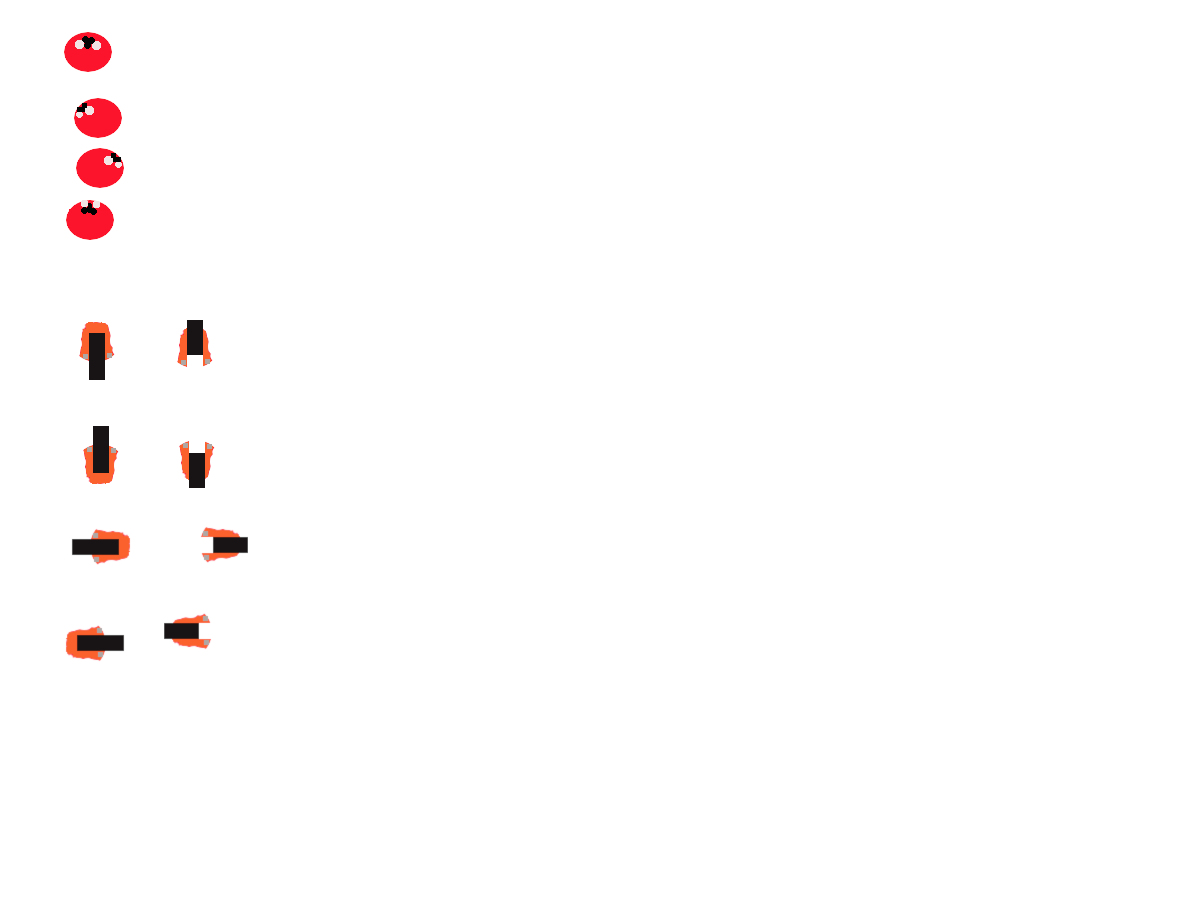
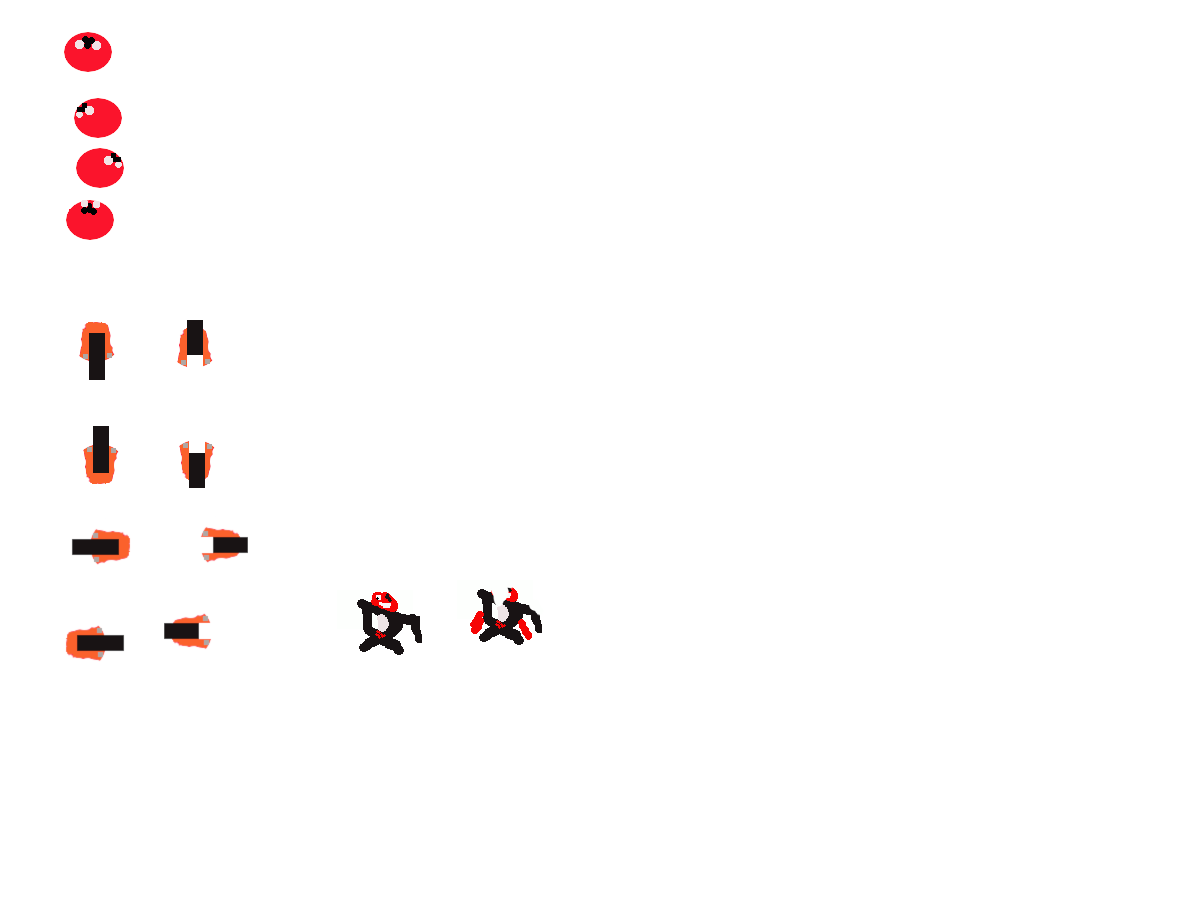
Revision of a layered 1200×900 image; what changed, layer by layer:
renamed "inimigo.bmp" to "spriteinimigo.bmp", painted on it over (357, 587, 542, 655)
